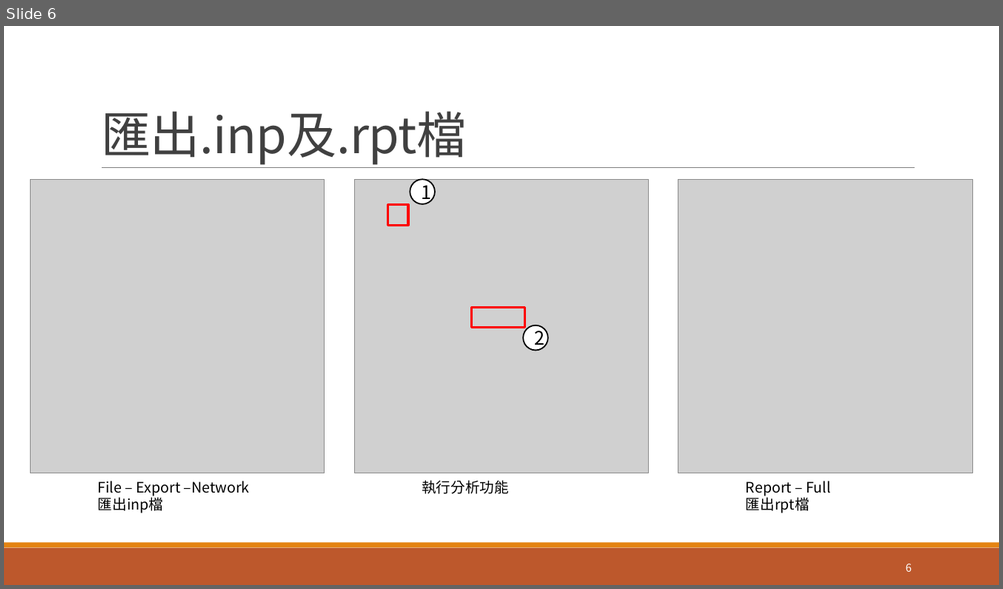
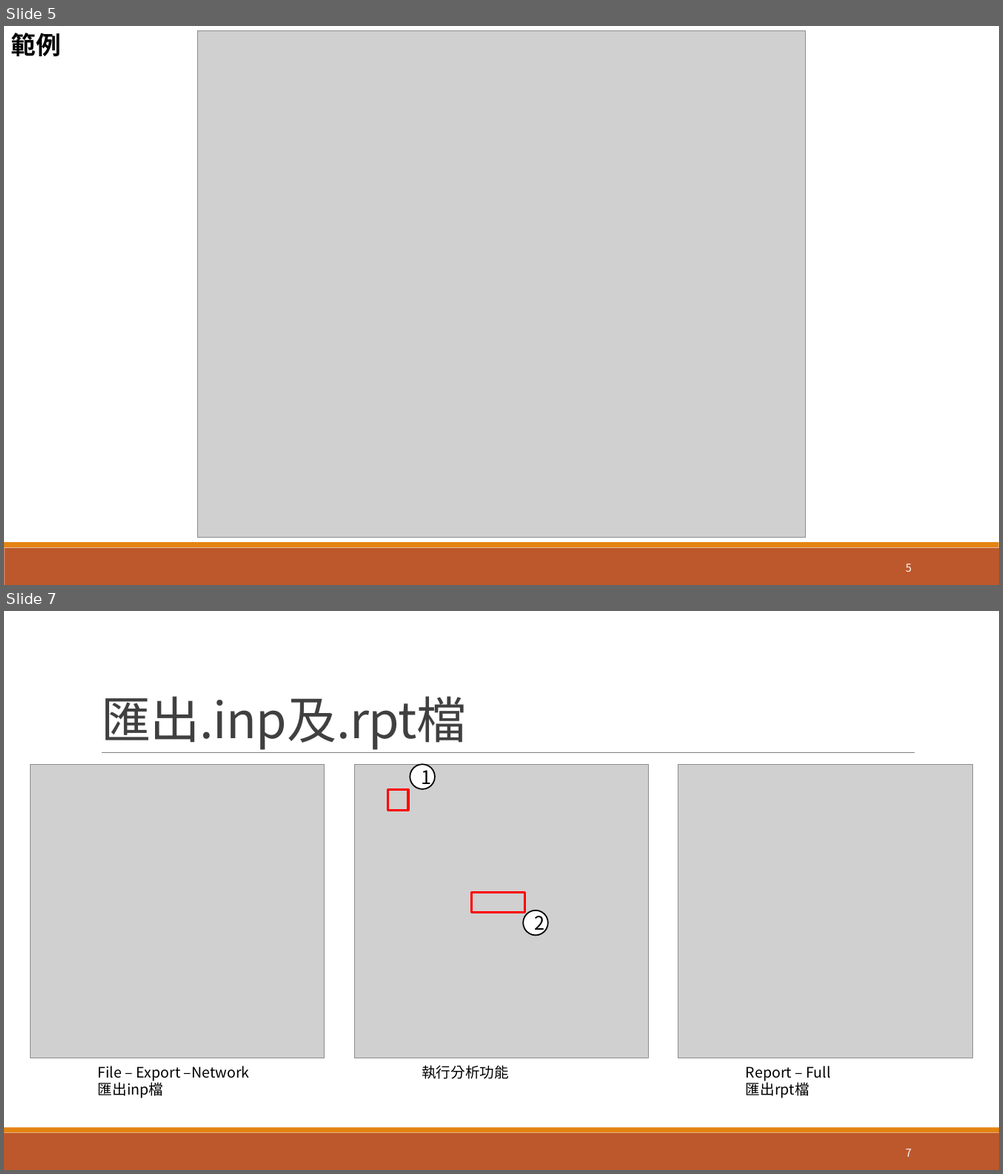
Before and after one commit to lihsin2000/epa2hydchart, a slide deck: 程式說明.pptx. Shown one above the other, each under a label of ours: slide 6 before the commit, slides 5 and 7 after it; the slides between them are not shown. The pictures are 1003x589 and 1003x1174 pixels, drawn with LibreOffice and Linux fonts; fonts in the diff are those of the drawing; grey boxes stand for pictures. Boxes give left, top, right and bottom in pixels: in the first picture for what was removed or moved away, otherwise in the second. Text is boxed around its words. In the diff, an @@ line names an element or a change of style, - is before the commit and + after.

```diff
--- a/程式說明.pptx
+++ b/程式說明.pptx
@@ slide 5 added at (x1=4, y1=26, x2=999, y2=585), background #FFFFFF; not listed: 2 template elements that a slide beside it also shows @@
@@ text added at (x1=11, y1=33, x2=61, y2=56), 24 pt, text #000000, bold @@
+範例
@@ picture added at (x1=197, y1=31, x2=805, y2=538) @@
@@ page number added at (x1=905, y1=564, x2=911, y2=572), 10.5 pt, text #FFFFFF @@
+5
@@ what was slide 6 is now slide 7 @@
@@ page number at (x1=905, y1=1149, x2=911, y2=1157): text changed @@
-6
+7
```
Also in this commit, not shown: 5 slides changed, 1 slide removed, 6 other files.
